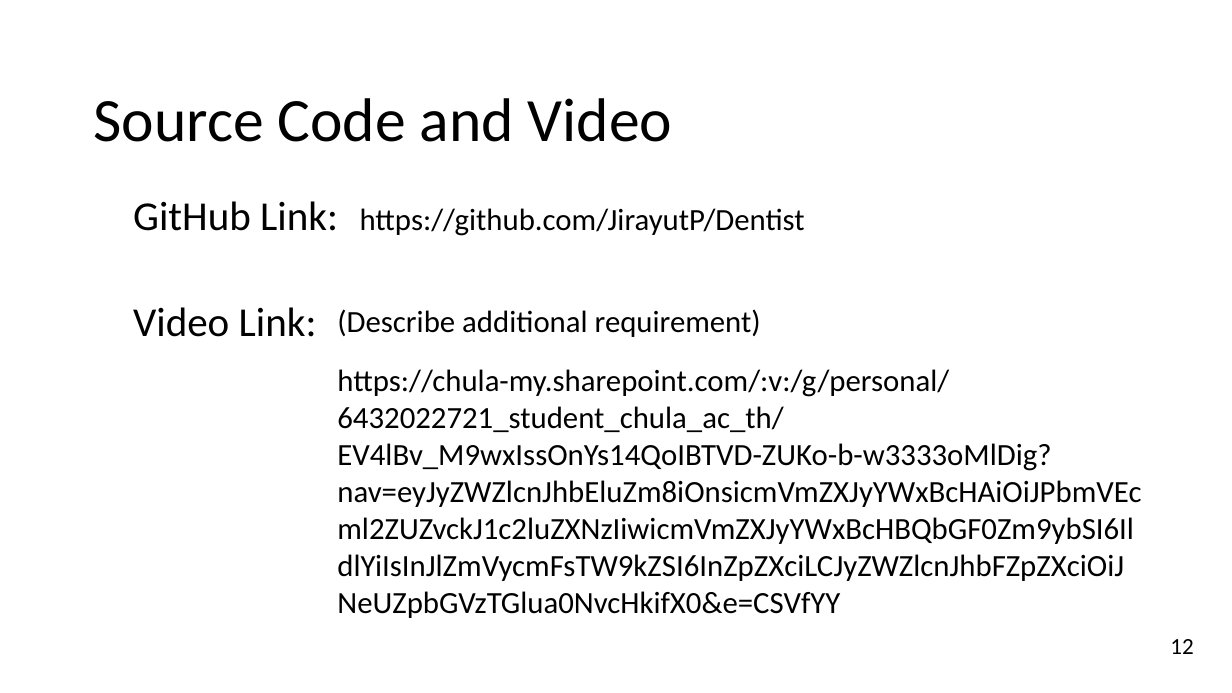
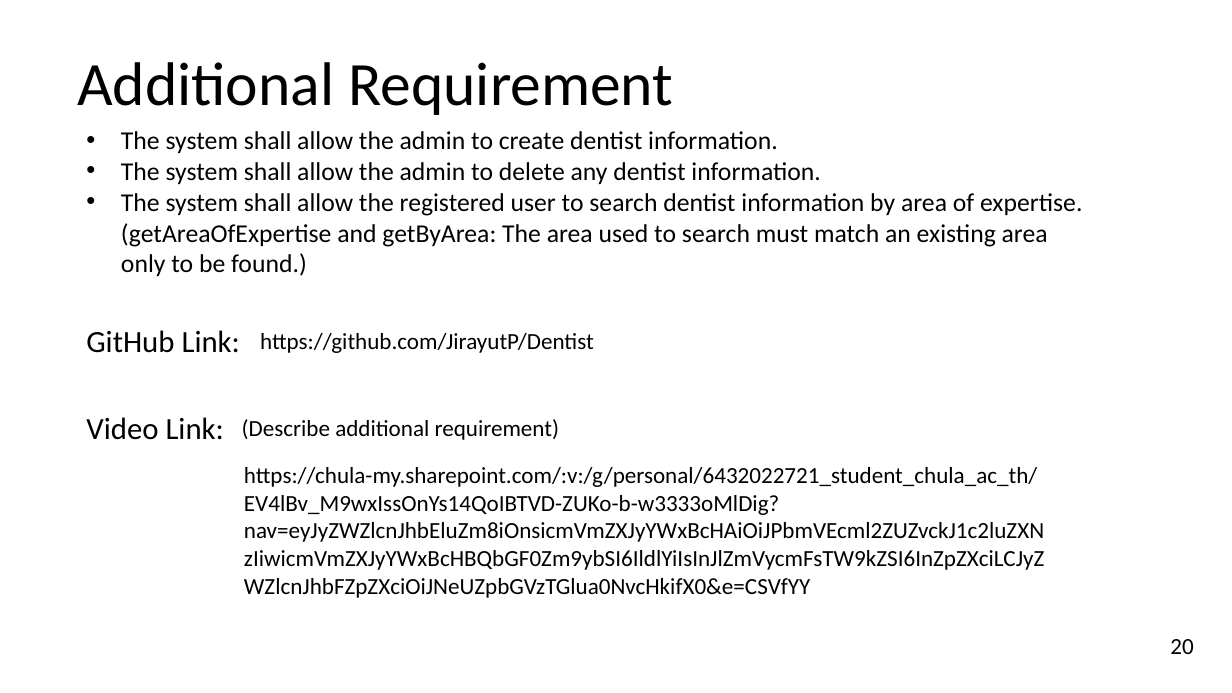
Before and after one commit to JirayutP/Dentist, a slide deck: slide 20 of งานนำเสนอ1.pptx (slide 12 before the commit). Drawn at 1232x693 pixels with LibreOffice and Linux fonts; fonts in the diff are those of the drawing. Boxes give left, top, right and bottom in pixels: in the first picture for what was removed or moved away, otherwise in the second. Text is boxed around its words. In the diff, an @@ line names an element or a change of style, - is before the commit and + after.

```diff
--- a/งานนำเสนอ1.pptx
+++ b/งานนำเสนอ1.pptx
@@ text at <box>77,62,673,115</box>: text changed @@
-Source Code and Video
+Additional Requirement
@@ text added at <box>121,131,1082,276</box>, 20 pt, text #000000 @@
+• The system shall allow the admin to create dentist information.
+• The system shall allow the admin to delete any dentist information.
+• The system shall allow the registered user to search dentist information by area of expertise. (getAreaOfExpertise and getByArea: The area used to search must match an existing area only to be found.)
@@ text "GitHub Link:" at <box>86,330,240,353</box>: size 32 to 24 pt @@
@@ text "GitHub Link:": place and size @@
-text "GitHub Link:" at <box>133,201,338,231</box>
+text "GitHub Link:" at <box>86,330,240,353</box>
@@ size 24 to 18 pt in 3 elements at <box>244,467,1044,598</box>, <box>242,419,559,440</box>, <box>260,333,594,353</box> @@
@@ text "https://github.com/JirayutP/Dentist": place and size @@
-text "https://github.com/JirayutP/Dentist" at <box>360,208,805,236</box>
+text "https://github.com/JirayutP/Dentist" at <box>260,333,594,353</box>
@@ text "Video Link:": place and size @@
-text "Video Link:" at <box>133,307,317,337</box>
+text "Video Link:" at <box>86,417,224,440</box>
@@ text "Video Link:" at <box>86,417,224,440</box>: size 32 to 24 pt @@
@@ text "(Describe additional requirement)": place and size @@
-text "(Describe additional requirement)" at <box>337,309,761,337</box>
+text "(Describe additional requirement)" at <box>242,419,559,440</box>
@@ text "https://chula-my.sharepoint.com/:v:/g/personal/6432022721_st ...": place and size @@
-text "https://chula-my.sharepoint.com/:v:/g/personal/6432022721_st ..." at <box>337,369,1141,618</box>
+text "https://chula-my.sharepoint.com/:v:/g/personal/6432022721_st ..." at <box>244,467,1044,598</box>
@@ text at <box>1170,639,1193,654</box>: text changed @@
-12
+20
```
Also in this commit, not shown: 11 other slides changed, 8 slides added, 1 other file.
